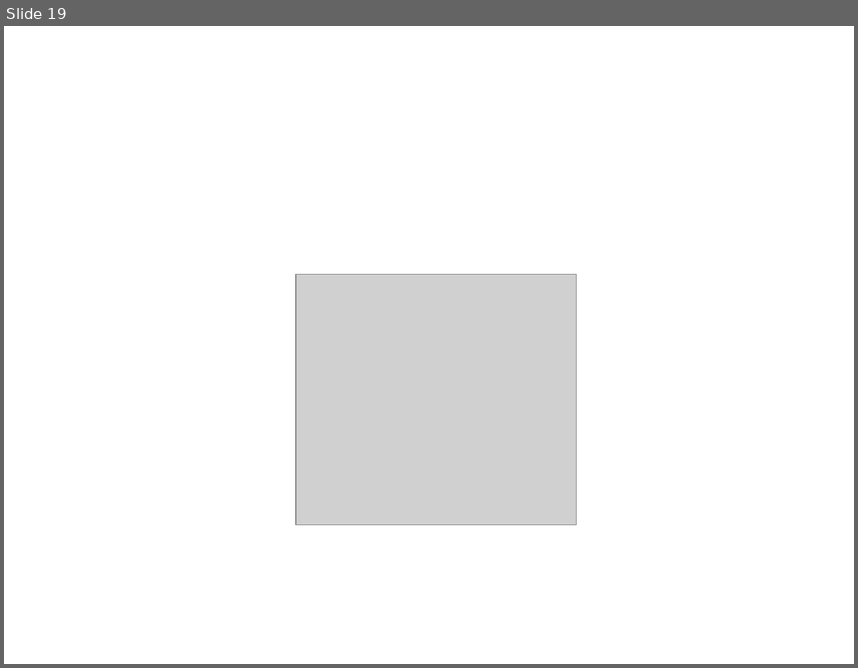
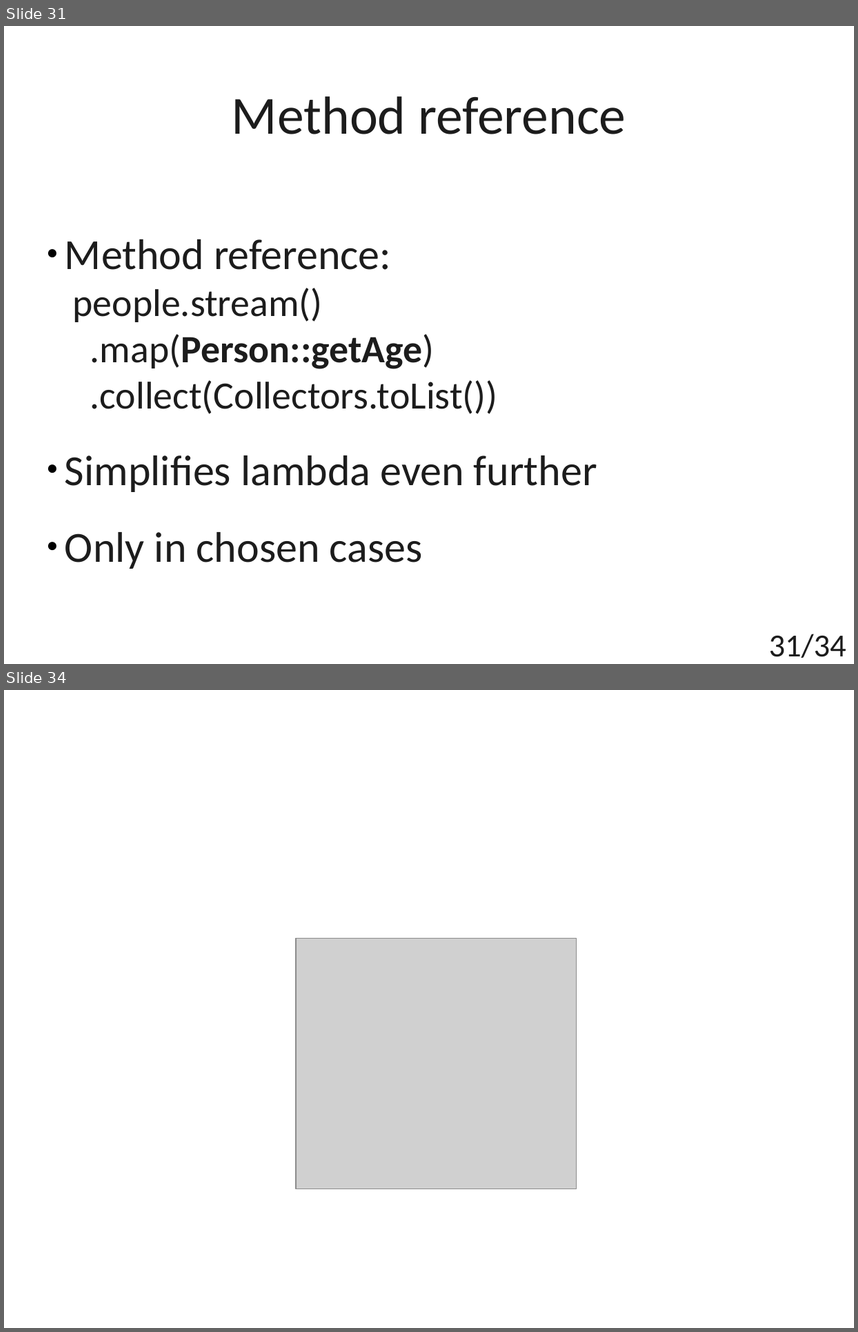
Before and after one commit to t4upl/java-streams-workshop, a slide deck: src/main/resources/editables/presentation.odp. Shown one above the other, each under a label of ours: slide 19 before the commit, slides 31 and 34 after it; the slides between them are not shown. The pictures are 858x668 and 858x1332 pixels, drawn with LibreOffice and Linux fonts; fonts in the diff are those of the drawing; grey boxes stand for pictures. Boxes give left, top, right and bottom in pixels: in the first picture for what was removed or moved away, otherwise in the second. Text is boxed around its words. In the diff, an @@ line names an element or a change of style, - is before the commit and + after.

Commit message:
Presentation | Finished section about method reference

```diff
--- a/src/main/resources/editables/presentation.odp
+++ b/src/main/resources/editables/presentation.odp
@@ slide 31 added at (4,26,854,664), background #FFFFFF @@
@@ title added at (232,96,626,134), 50 pt, text #1C1C1C @@
+Method reference
@@ subtitle added at (65,239,597,568), 36 pt, text #1C1C1C @@
+● Method reference:
+people.stream()
+.map(Person::getAge)
+.collect(Collectors.toList())
+● Simplifies lambda even further
+● Only in chosen cases
@@ page number added at (769,633,846,657), 30 pt, text #1C1C1C @@
+31/34
@@ what was slide 19 is now slide 34 @@
```
Also in this commit, not shown: 1 slide changed, 14 other slides added, 3 other files.
